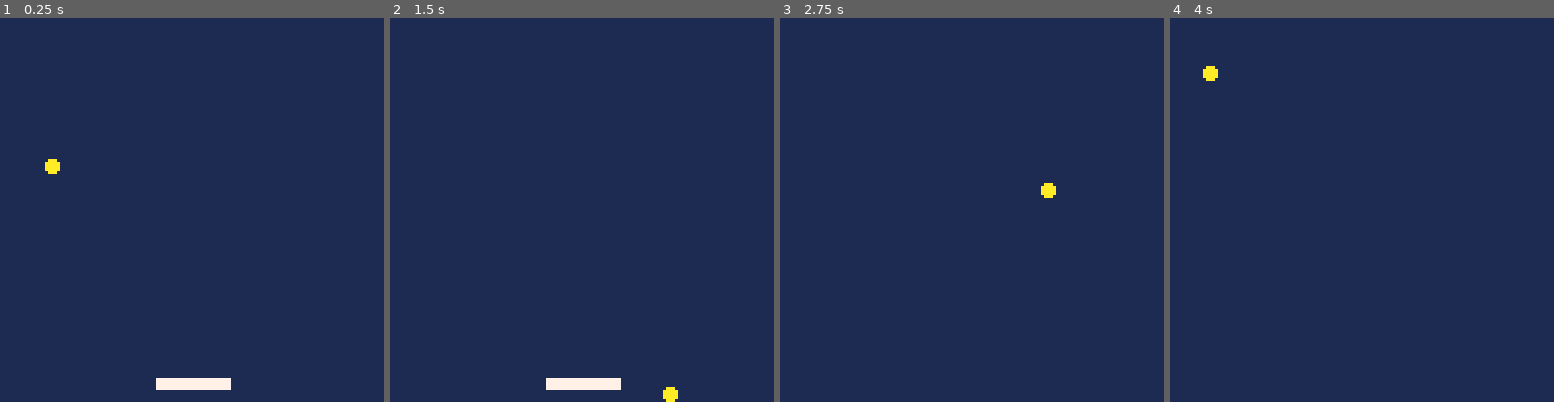
Above: before the commit, frames 1-4 (left to right).
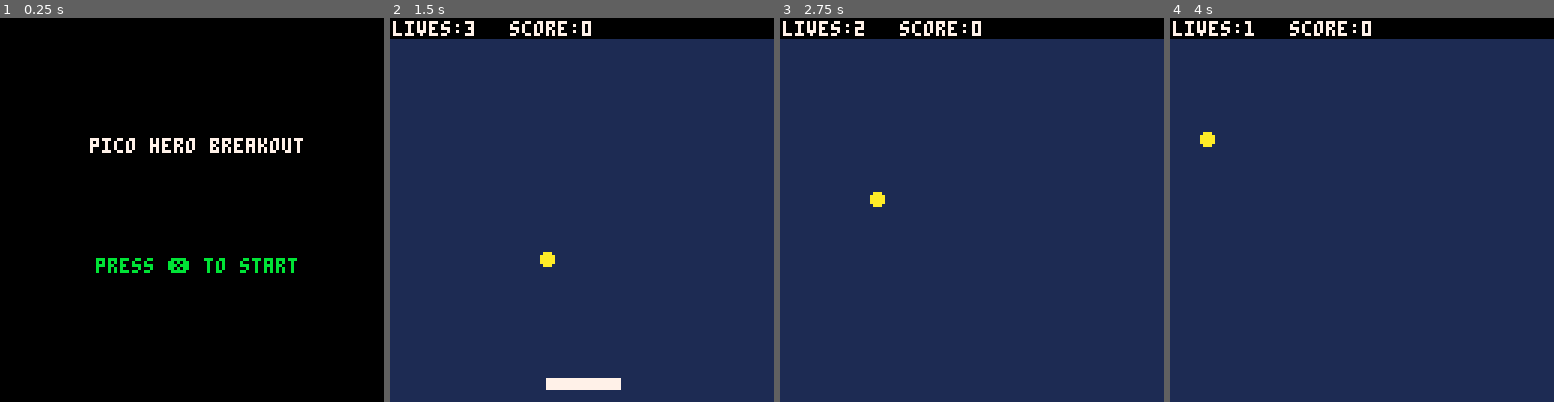
Above: after the commit, the same moments.

Repository: steka/lazydevs-pico8-breakout-hero
Game: PICO-8 cartridge hero1.p8
The game is run twice, just before and just after one commit, with the same random seed, the same clock (stepped at 60 frames per second) and the same inputs.
Inputs:
- Up to frame 1 (0.25 s): no input
- Up to frame 2 (1.5 s): tap O (Z key) at 0.7 s
- Up to frame 3 (2.75 s): hold Right 1.6-2.1 s; tap O (Z key) at 1.7, 2.1, 2.5 s; hold Right from 2.47 s (still down)
- Up to frame 4 (4 s): tap O (Z key) at 2.9, 3.3, 3.7 s; release Right at 3.03 s; hold Left 3.08-3.58 s

The runs differ from the first frame. In frame 1, 100% of the frame differs, in the area x 0-100%, y 0-100%; in frame 2, 5.7%; in frame 3, 5.7%; in frame 4, 5.7%.

Commit message:
Breakout #9 - Game States
https://www.youtube.com/watch?v=5jp1hYvVZlc

Diff:
--- a/hero1.p8
+++ b/hero1.p8
@@ -3,10 +3,27 @@
 __lua__
 function _init()
  cls()
- ball_x=1
- ball_y=33
- ball_dx=2
- ball_dy=2
+ mode="start"
+end
+
+function _update60()
+ if mode=="game" then
+  update_game()
+ elseif mode=="start" then
+  update_start()
+ elseif mode=="gameover" then
+  update_gameover()
+ end
+end
+
+function update_start()
+ if btn(4) then
+  startgame()
+ end
+end
+
+function startgame()
+ mode="game"
  ball_r=2
  ball_dr=0.5
 
@@ -16,39 +33,59 @@
  pad_w=24
  pad_h=3
  pad_c=7
-end
-
-function _update()
+
+ lives=3
+ points=0
+ serveball()
+end
+
+function serveball()
+ ball_x=5
+ ball_y=33
+ ball_dx=1
+ ball_dy=1
+end
+
+function gameover()
+ mode="gameover"
+end
+
+function update_gameover()
+ if btn(4) then
+  startgame()
+ end
+end
+
+function update_game()
  local buttpress=false
  local nextx,nexty
 
  if btn(0) then
   --left
-  pad_dx=-5
+  pad_dx=-2.5
   buttpress=true
   --pad_x-=5
  end
  if btn(1) then
   --right
-  pad_dx=5
+  pad_dx=2.5
   buttpress=true
   --pad_x+=5
  end
  if not(buttpress) then
-  pad_dx=pad_dx/1.7
- end
-
+  pad_dx=pad_dx/1.3
+ end
  pad_x+=pad_dx
 
  nextx=ball_x+ball_dx
  nexty=ball_y+ball_dy
 
- if nextx > 127 or nextx < 0 then
+ if nextx > 124 or nextx < 3 then
   nextx=mid(0,nextx,127)
   ball_dx = -ball_dx
   sfx(0)
  end
- if nexty > 127 or nexty < 0 then
+ if nexty < 10 then
   nexty=mid(0,nexty,127)
   ball_dy = -ball_dy
   sfx(0)
@@ -57,27 +94,66 @@
  -- check if ball hit pad
  if ball_box(nextx,nexty,pad_x,pad_y,pad_w,pad_h) then
   -- deal with collision
-  -- find out in what direction to deflect
   if deflx_ball_box(ball_x,ball_y,ball_dx,ball_dy,pad_x,pad_y,pad_w,pad_h) then
    ball_dx = -ball_dx
   else
    ball_dy = -ball_dy
   end
   sfx(1)
+  points+=1
  end
 
  ball_x=nextx
  ball_y=nexty
-end
+
+ if nexty > 127 then
+  sfx(2)
+  lives-=1
+  if lives<0 then
+   gameover()
+  else
+   serveball()
+  end
+ end
+end
+
 
 function _draw()
- rectfill(0,0,127,127,1)
- circfill(ball_x,ball_y,ball_r,10)
+ if mode=="game" then
+  draw_game()
+ elseif mode=="start" then
+  draw_start()
+ elseif mode=="gameover" then
+  draw_gameover()
+ end
+end
+
+function draw_start()
+ cls()
+ print("pico hero breakout",30,40,7)
+ print("press ❎ to start",32,80,11)
+end
+
+function draw_gameover()
+ --cls()
+ rectfill(0,60,128,75,0)
+ print("game over",46,62,7)
+ print("press ❎ to restart",27,68,6)
+end
+
+function draw_game()
+ cls(1)
+ circfill(ball_x,ball_y,ball_r, 10)
  rectfill(pad_x,pad_y,pad_x+pad_w,pad_y+pad_h,pad_c)
+
+ rectfill(0,0,128,6,0)
+ print("lives:"..lives,1,1,7)
+ print("score:"..points,40,1,7)
+
 end
 
 function ball_box(bx,by,box_x,box_y,box_w,box_h)
- -- checks for collosion of the ball with a rectangle
+ -- checks for a collion of the ball with a rectangle
  if by-ball_r > box_y+box_h then return false end
  if by+ball_r < box_y then return false end
  if bx-ball_r > box_x+box_w then return false end
--- a/test.p8
+++ /dev/null
@@ -1,124 +0,0 @@
-pico-8 cartridge // http://www.pico-8.com
-version 35
-__lua__
-box_x = 32
-box_y = 58
-box_w = 64
-box_h = 12
-
-rayx = 0
-rayy = 0
-raydx = 2
-raydy = 2
-
-debug1 = "debug"
-
-function _init()
-end
-
-function _update()
- if btn(1) then
-  rayx+=1
- end
- if btn(0) then
-  rayx-=1
- end
- if btn(2) then
-  rayy-=1
- end
- if btn(3) then
-  rayy+=1
- end
-end
-
-function _draw()
- cls()
- rect(box_x, box_y, box_x+box_w, box_y+box_h, 7)
- local px, py = rayx, rayy
- repeat
-  pset(px, py, 8)
-  px+=raydx
-  py+=raydy
- until px<0 or px>128 or py < 0 or py > 128
- if deflx_ball_box(rayx,rayy,raydx,raydy,box_x,box_y,box_w,box_h) then
-  print("horizontal")
- else
-  print("vertical")
- end
- print(debug1)
-end
-
-function deflx_ball_box(bx,by,bdx,bdy,tx,ty,tw,th)
- -- calculate wether to deflect the ball
- -- horizontally or vertically when it hits a box
- if bdx == 0 then
-  -- moving vertically
-  return false
- elseif bdy == 0 then
-  -- moving horizontally
-  return true
- else
-  -- moving diagonally
-  -- calculate slope
-  local slp = bdy / bdx
-  local cx, cy
-  -- check variants
-  if slp > 0 and bdx > 0 then
-   -- moving down right
-   debug1="q1"
-   cx = tx-bx
-   cy = ty-by
-   if cx<=0 then
-    return false
-   elseif cy/cx < slp then
-    return true
-   else
-    return false
-   end
-  elseif slp < 0 and bdx > 0 then
-   debug1="q2"
-   -- moving up right
-   cx = tx-bx
-   cy = ty+th-by
-   if cx<=0 then
-    return false
-   elseif cy/cx < slp then
-    return false
-   else
-    return true
-   end
-  elseif slp > 0 and bdx < 0 then
-   debug1="q3"
-   -- moving left up
-   cx = tx+tw-bx
-   cy = ty+th-by
-   if cx>=0 then
-    return false
-   elseif cy/cx > slp then
-    return false
-   else
-    return true
-   end
-  else
-   -- moving left down
-   debug1="q4"
-   cx = tx+tw-bx
-   cy = ty-by
-   if cx>=0 then
-    return false
-   elseif cy/cx < slp then
-    return false
-   else
-    return true
-   end
-  end
- end
- return false
-end
-__gfx__
-00000000000000000000000000000000000000000000000000000000000000000000000000000000000000000000000000000000000000000000000000000000
-00000000000000000000000000000000000000000000000000000000000000000000000000000000000000000000000000000000000000000000000000000000
-00700700000000000000000000000000000000000000000000000000000000000000000000000000000000000000000000000000000000000000000000000000
-00077000000000000000000000000000000000000000000000000000000000000000000000000000000000000000000000000000000000000000000000000000
-00077000000000000000000000000000000000000000000000000000000000000000000000000000000000000000000000000000000000000000000000000000
-00700700000000000000000000000000000000000000000000000000000000000000000000000000000000000000000000000000000000000000000000000000
Not shown, changed: the sound effects (__sfx__) section of hero1.p8
